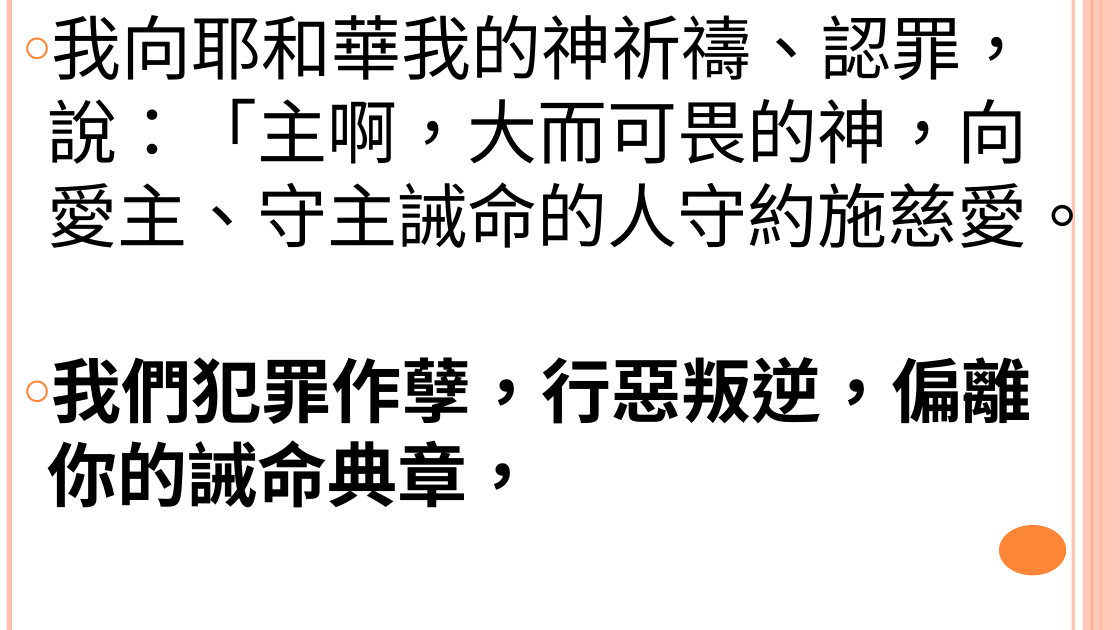
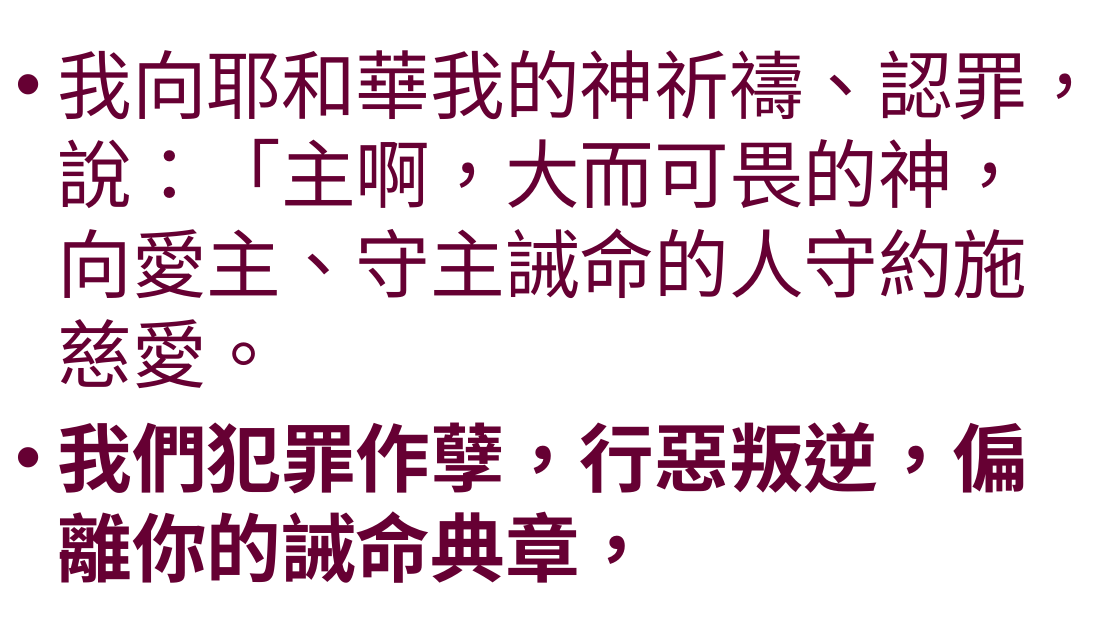
Before and after one commit to batisuoc/worship-resources, a slide deck: slide 2 of 22承認過犯.pptx. Drawn at 1120x630 pixels with LibreOffice and Linux fonts; fonts in the diff are those of the drawing; background and template pictures are left out. Boxes give left, top, right and bottom in pixels: in the first picture for what was removed or moved away, otherwise in the second. Text is boxed around its words. In the diff, an @@ line names an element or a change of style, - is before the commit and + after.

```diff
--- a/22承認過犯.pptx
+++ b/22承認過犯.pptx
@@ text "我向耶和華我的神祈禱、認罪，說：「主啊，大而可畏的神，向愛主、守主誡命的人守約施慈愛。": place and size @@
-text "我向耶和華我的神祈禱、認罪，說：「主啊，大而可畏的神，向愛主、守主誡命的人守約施慈愛。" at [47, 15, 1097, 508]
+text "我向耶和華我的神祈禱、認罪，說：「主啊，大而可畏的神，向愛主、守主誡命的人守約施慈愛。" at [57, 50, 1102, 583]
@@ text "我向耶和華我的神祈禱、認罪，說：「主啊，大而可畏的神，向愛主、守主誡命的人守約施慈愛。" at [57, 50, 1102, 583]: size 60 to 64 pt, text colour #000000 to #660033; bullet ○ to •; more space between paragraphs; vertical alignment top to middle @@
@@ line removed from (9, 0) to (9, 630) @@
@@ line removed from (1074, 0) to (1074, 630) @@
@@ rectangle removed at [1083, 0, 1120, 630] @@
@@ line removed from (1092, 0) to (1092, 630) @@
@@ line removed from (1102, 0) to (1102, 630) @@
@@ ellipse removed at [999, 525, 1066, 576] @@
```
Also in this commit, not shown: 4 other slides changed.
